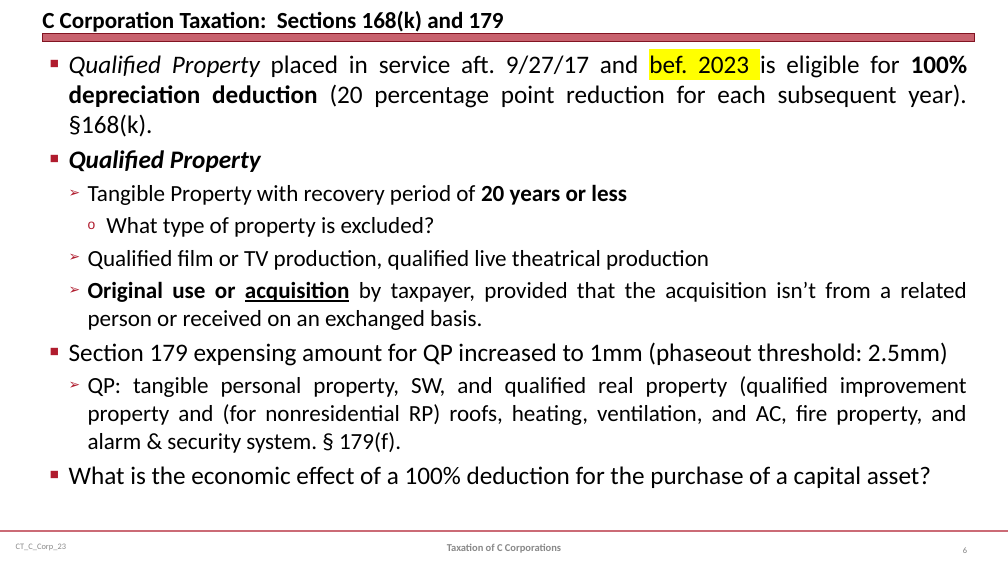
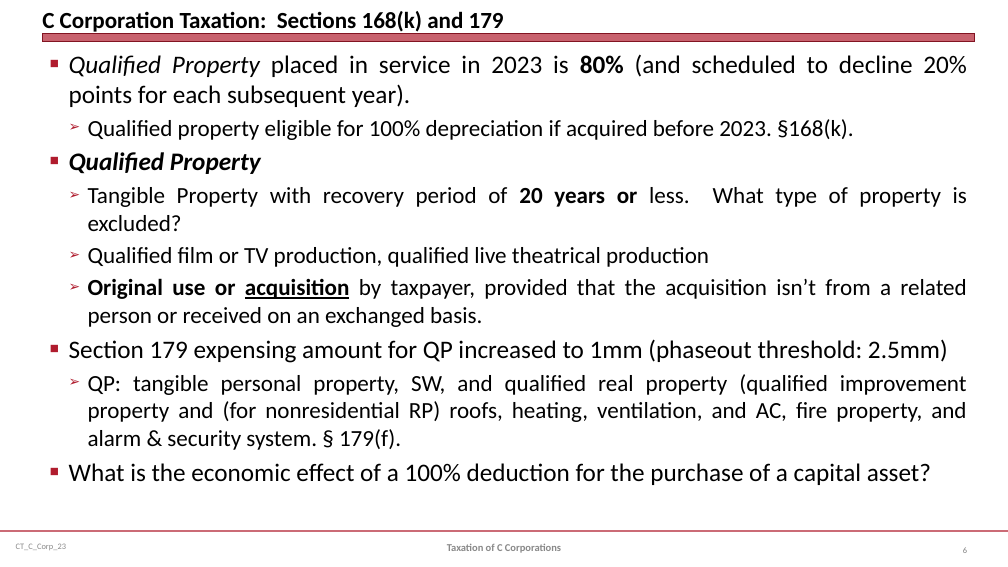
Before and after one commit to jmc877/Corporate-Tax, a slide deck: slide 6 of slides/CT_C_Corp_23.pptx. Drawn at 1008x567 pixels with LibreOffice and Linux fonts; fonts in the diff are those of the drawing. Boxes give left, top, right and bottom in pixels: in the first picture for what was removed or moved away, otherwise in the second. Text is boxed around its words. In the diff, an @@ line names an element or a change of style, - is before the commit and + after.

```diff
--- a/slides/CT_C_Corp_23.pptx
+++ b/slides/CT_C_Corp_23.pptx
@@ text at bbox=[69, 54, 967, 140]: text changed @@
-■ Qualified Property placed in service aft. 9/27/17 and bef. 2023 is eligible for 100% depreciation deduction (20 percentage point reduction for each subsequent year). §168(k).
+■ Qualified Property placed in service in 2023 is 80% (and scheduled to decline 20% points for each subsequent year).
+  ➢ Qualified property eligible for 100% depreciation if acquired before 2023. §168(k).
@@ text at bbox=[88, 187, 967, 231]: text changed @@
-  ➢ Tangible Property with recovery period of 20 years or less
-    o What type of property is excluded?
+  ➢ Tangible Property with recovery period of 20 years or less. What type of property is excluded?
```
Also in this commit, not shown: 7 other slides changed, 6 slides added.
